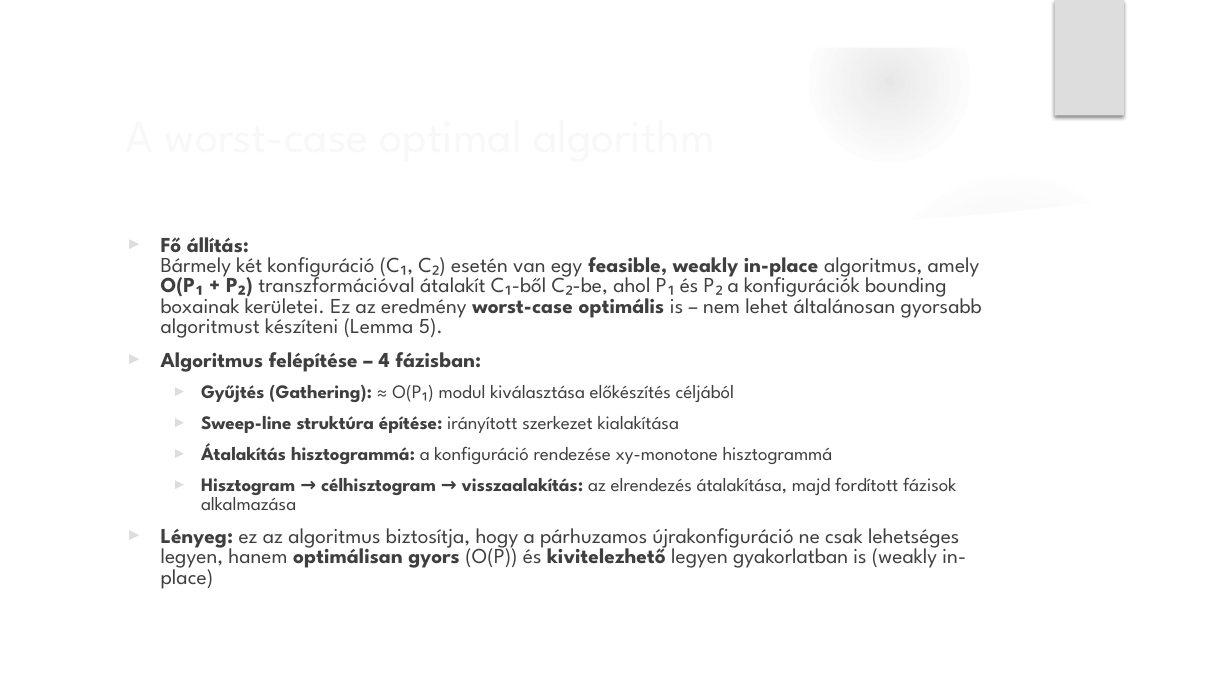
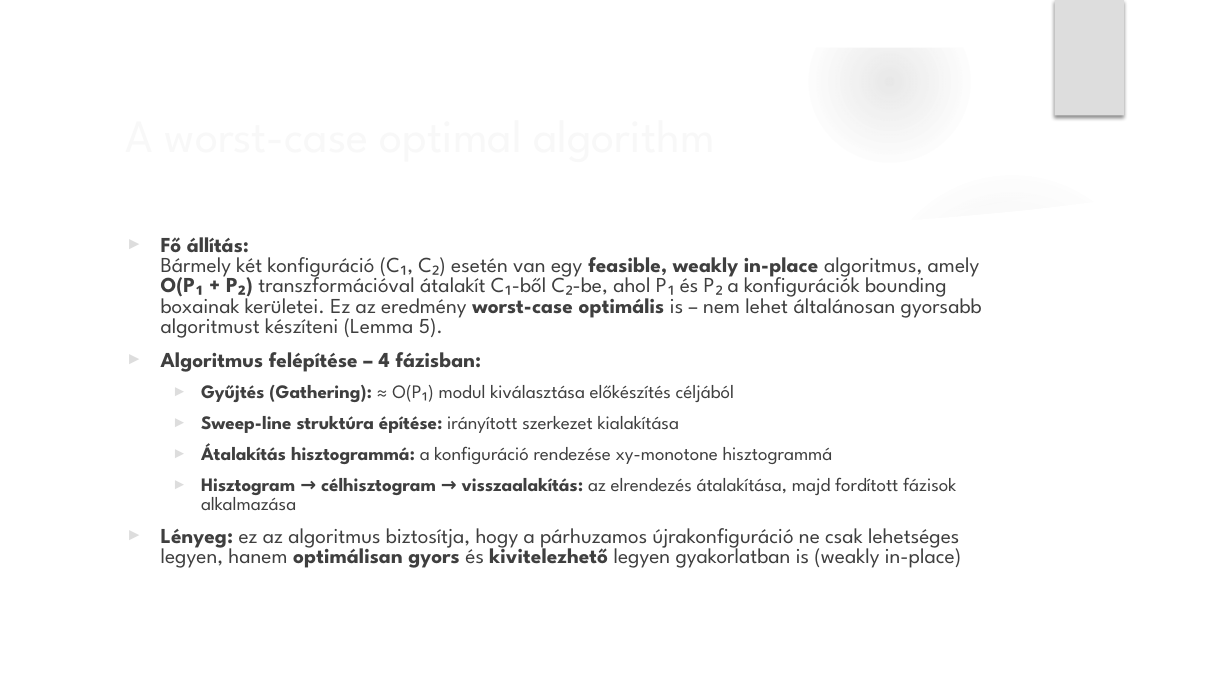
Before and after one commit to xlykoi/Szamitogepes-halozatok, a slide deck: slide 16 of Sliding Squares in Parallel.pptx. Drawn at 1232x693 pixels with LibreOffice and Linux fonts; fonts in the diff are those of the drawing; background and template pictures are left out. Boxes give left, top, right and bottom in pixels: in the first picture for what was removed or moved away, otherwise in the second. Text is boxed around its words. In the diff, an @@ line names an element or a change of style, - is before the commit and + after.

Commit message:
modify ppt

```diff
--- a/Sliding Squares in Parallel.pptx
+++ b/Sliding Squares in Parallel.pptx
@@ text at <box>161,528,961,568</box>: text changed @@
-► Lényeg: ez az algoritmus biztosítja, hogy a párhuzamos újrakonfiguráció ne csak lehetséges legyen, hanem optimálisan gyors (O(P)) és kivitelezhető legyen gyakorlatban is (weakly in-place)
+► Lényeg: ez az algoritmus biztosítja, hogy a párhuzamos újrakonfiguráció ne csak lehetséges legyen, hanem optimálisan gyors és kivitelezhető legyen gyakorlatban is (weakly in-place)
```
Also in this commit, not shown: 3 other slides changed, 3 slides added, 2 slides removed.
